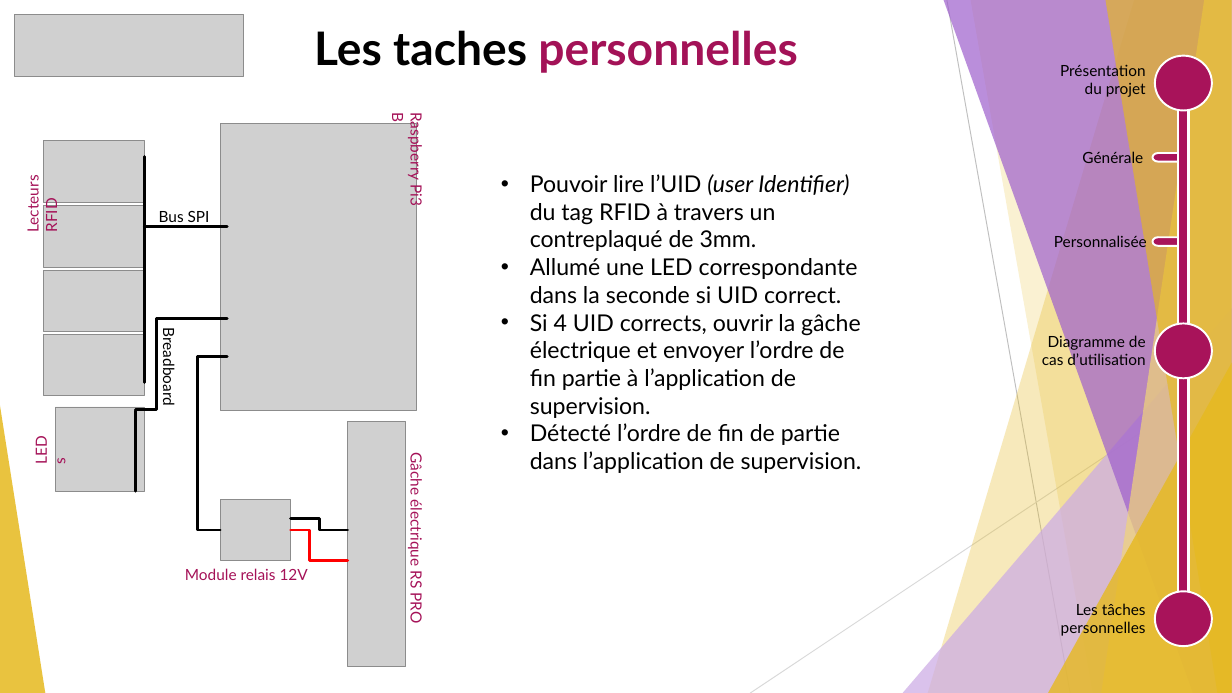
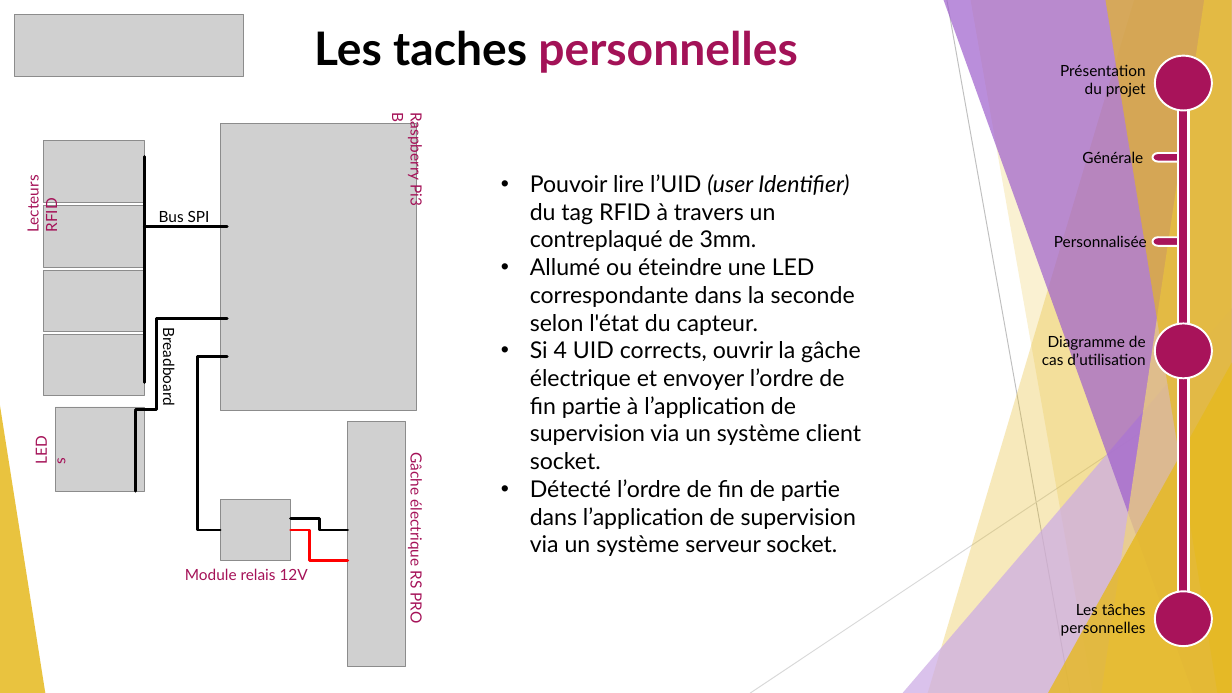
Before and after one commit to GuiguiMvn/Systeme-Escape-Game-Telethon, a slide deck: slide 5 of Guillaume/Documents/Diapo Revues/Revue 2 de projet étudiant 1 Escape Game Téléthon.pptx. Drawn at 1232x693 pixels with LibreOffice and Linux fonts; fonts in the diff are those of the drawing; grey boxes stand for pictures. Boxes give left, top, right and bottom in pixels: in the first picture for what was removed or moved away, otherwise in the second. Text is boxed around its words. In the diff, an @@ line names an element or a change of style, - is before the commit and + after.

```diff
--- a/Guillaume/Documents/Diapo Revues/Revue 2 de projet étudiant 1 Escape Game Téléthon.pptx
+++ b/Guillaume/Documents/Diapo Revues/Revue 2 de projet étudiant 1 Escape Game Téléthon.pptx
@@ text at box(530, 258, 861, 556): text changed @@
-• Allumé une LED correspondante dans la seconde si UID correct.
-• Si 4 UID corrects, ouvrir la gâche électrique et envoyer l’ordre de fin partie à l’application de supervision.
-• Détecté l’ordre de fin de partie dans l’application de supervision.
+• Allumé ou éteindre une LED correspondante dans la seconde selon l'état du capteur.
+• Si 4 UID corrects, ouvrir la gâche électrique et envoyer l’ordre de fin partie à l’application de supervision via un système client socket.
+• Détecté l’ordre de fin de partie dans l’application de supervision via un système serveur socket.
```
Also in this commit, not shown: 4 other slides changed, 1 slide added, 3 other files.
